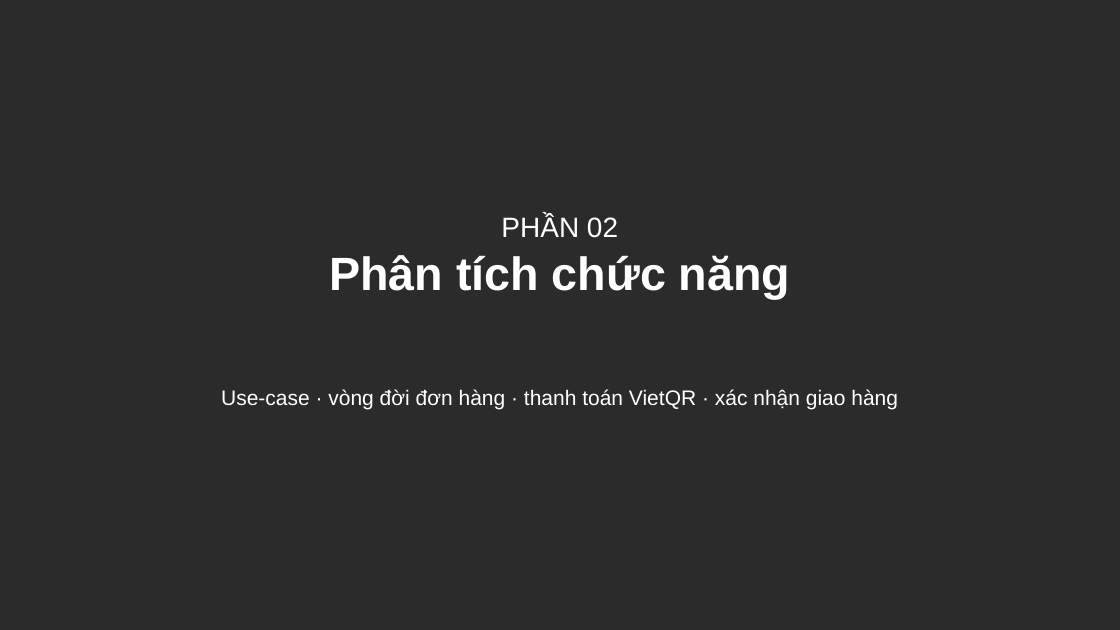
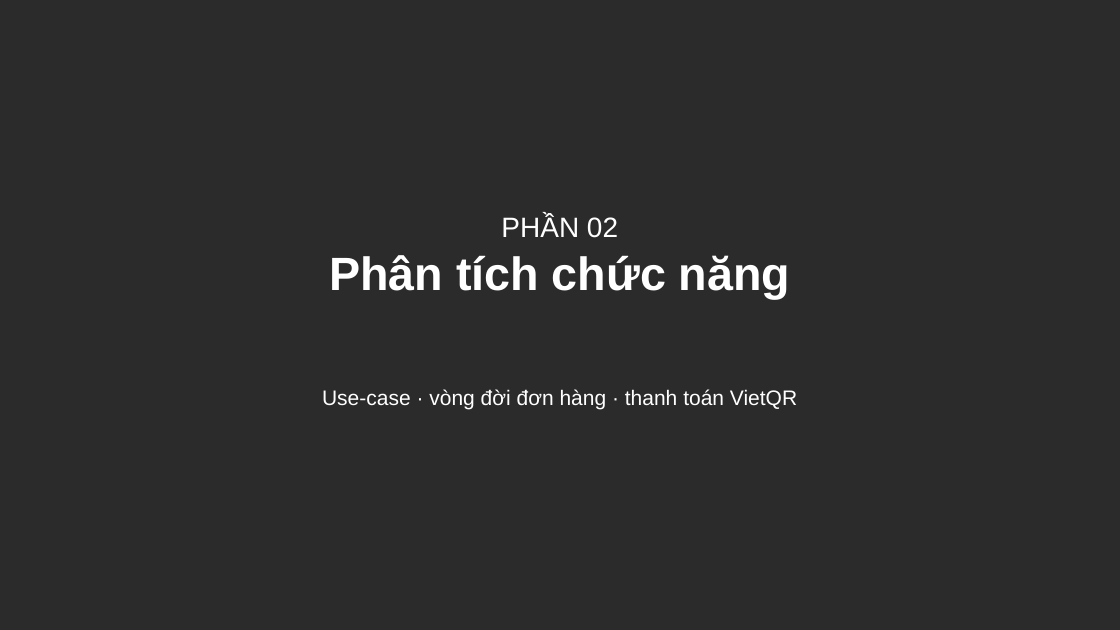
Before and after one commit to Anpham120/restaurant-ordering-mobile, a slide deck: slide 5 of docs/Slide_PTUDDD_AtlasRestaurant.pptx (slide 6 before the commit). Drawn at 1120x630 pixels with LibreOffice and Linux fonts; fonts in the diff are those of the drawing; background and template pictures are left out; a plain dark background stands for a picture behind light text. Boxes give left, top, right and bottom in pixels: in the first picture for what was removed or moved away, otherwise in the second. Text is boxed around its words. In the diff, an @@ line names an element or a change of style, - is before the commit and + after.

```diff
--- a/docs/Slide_PTUDDD_AtlasRestaurant.pptx
+++ b/docs/Slide_PTUDDD_AtlasRestaurant.pptx
@@ text at (322, 389, 797, 410): text changed @@
-Use-case · vòng đời đơn hàng · thanh toán VietQR · xác nhận giao hàng
+Use-case · vòng đời đơn hàng · thanh toán VietQR
```
Also in this commit, not shown: 4 other slides changed, 8 slides removed, 1 other file.
